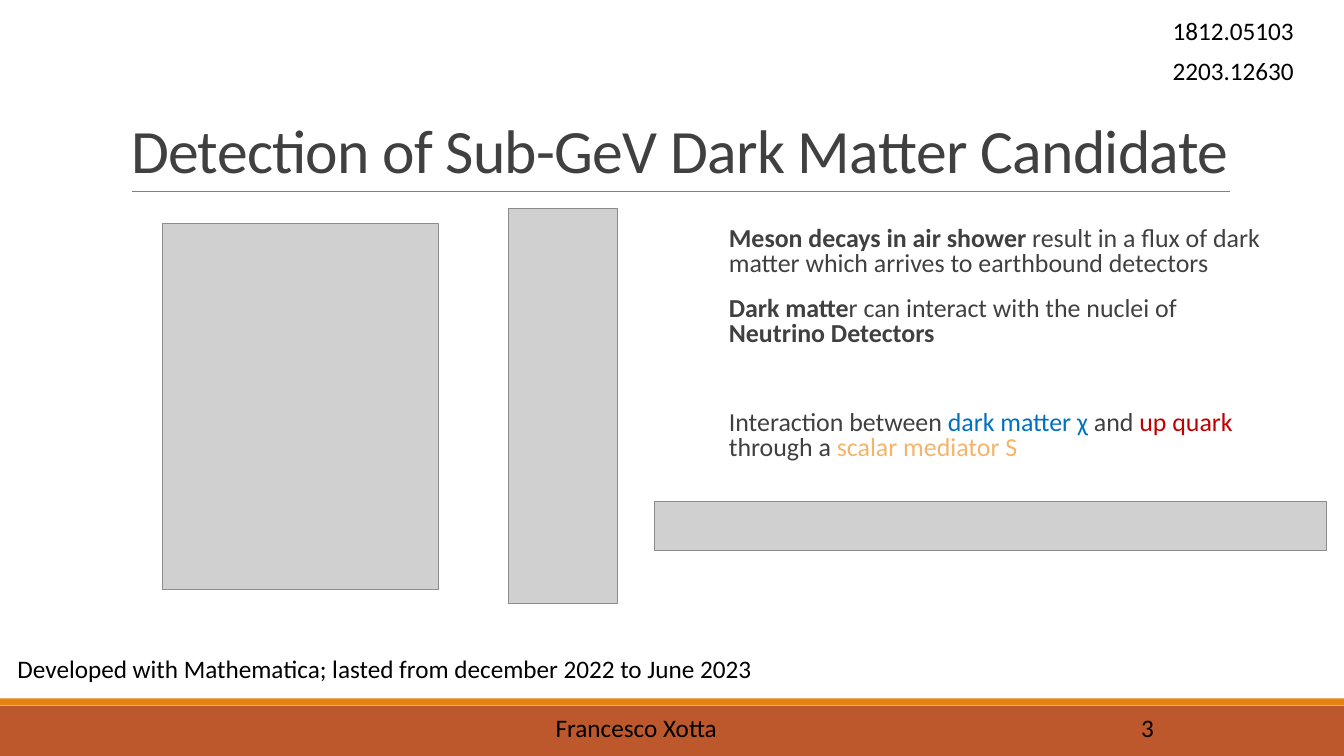
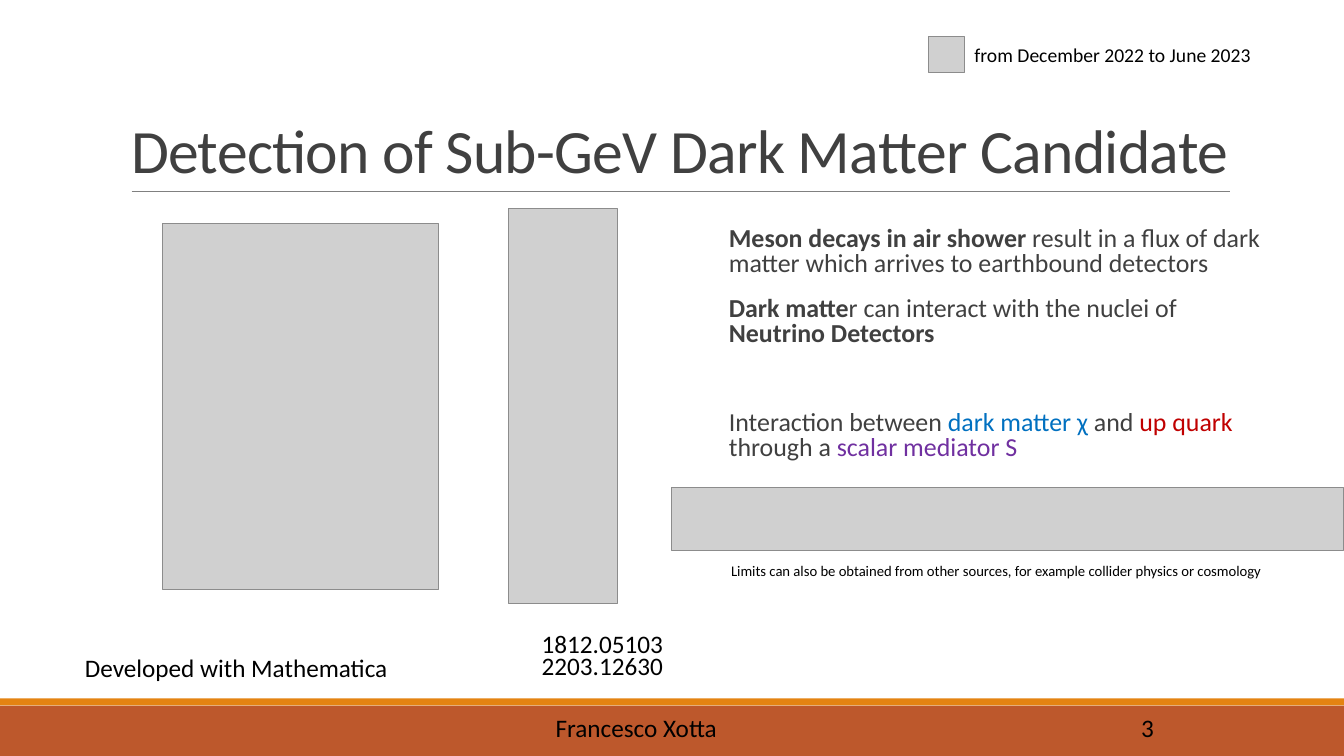
Before and after one commit to X0774/SimulationofGCE, a slide deck: slide 3 of Presentation.pptm. Drawn at 1344x756 pixels with LibreOffice and Linux fonts; fonts in the diff are those of the drawing; grey boxes stand for pictures. Boxes give left, top, right and bottom in pixels: in the first picture for what was removed or moved away, otherwise in the second. Text is boxed around its words. In the diff, an @@ line names an element or a change of style, - is before the commit and + after.

```diff
--- a/Presentation.pptm
+++ b/Presentation.pptm
@@ picture added at (x1=929, y1=36, x2=964, y2=72) @@
@@ text added at (x1=974, y1=48, x2=1251, y2=62), 14 pt, text #000000 @@
+from December 2022 to June 2023
@@ text at (x1=729, y1=413, x2=1232, y2=461): text colour #F3B56C to #7030A0 in "scalar mediator S" @@
@@ picture resized from (x1=654, y1=502, x2=1327, y2=551) to (x1=673, y1=487, x2=1344, y2=551) @@
@@ text added at (x1=731, y1=565, x2=1260, y2=579), 10.5 pt, text #000000 @@
+Limits can also be obtained from other sources, for example collider physics or cosmology
@@ text "1812.05103" rewrapped from (x1=1173, y1=22, x2=1294, y2=41) to (x1=542, y1=635, x2=663, y2=659) @@
@@ text at (x1=85, y1=659, x2=387, y2=681): text changed @@
-Developed with Mathematica; lasted from december 2022 to June 2023
+Developed with Mathematica
@@ text "2203.12630" moved from (x1=1173, y1=63, x2=1294, y2=81) to (x1=542, y1=658, x2=663, y2=675) @@
```
Also in this commit, not shown: 10 other slides changed, 3 slides added.
